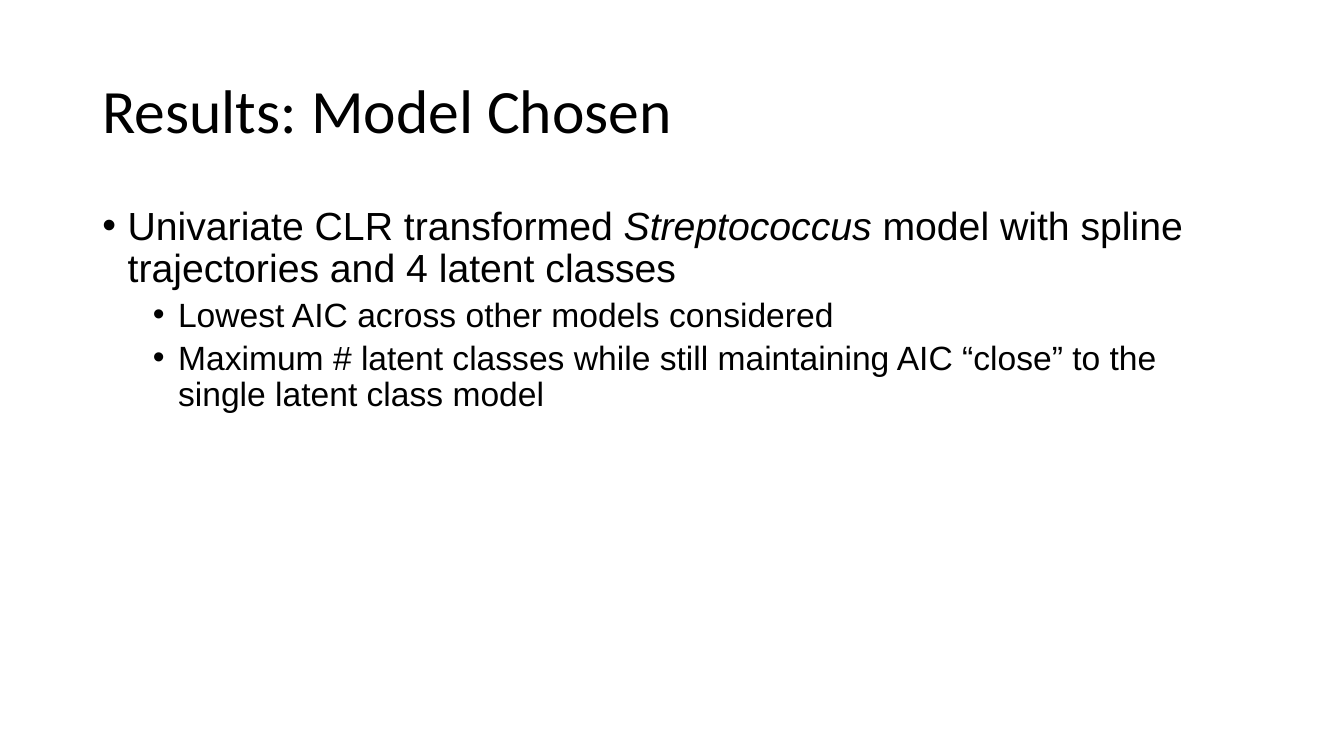
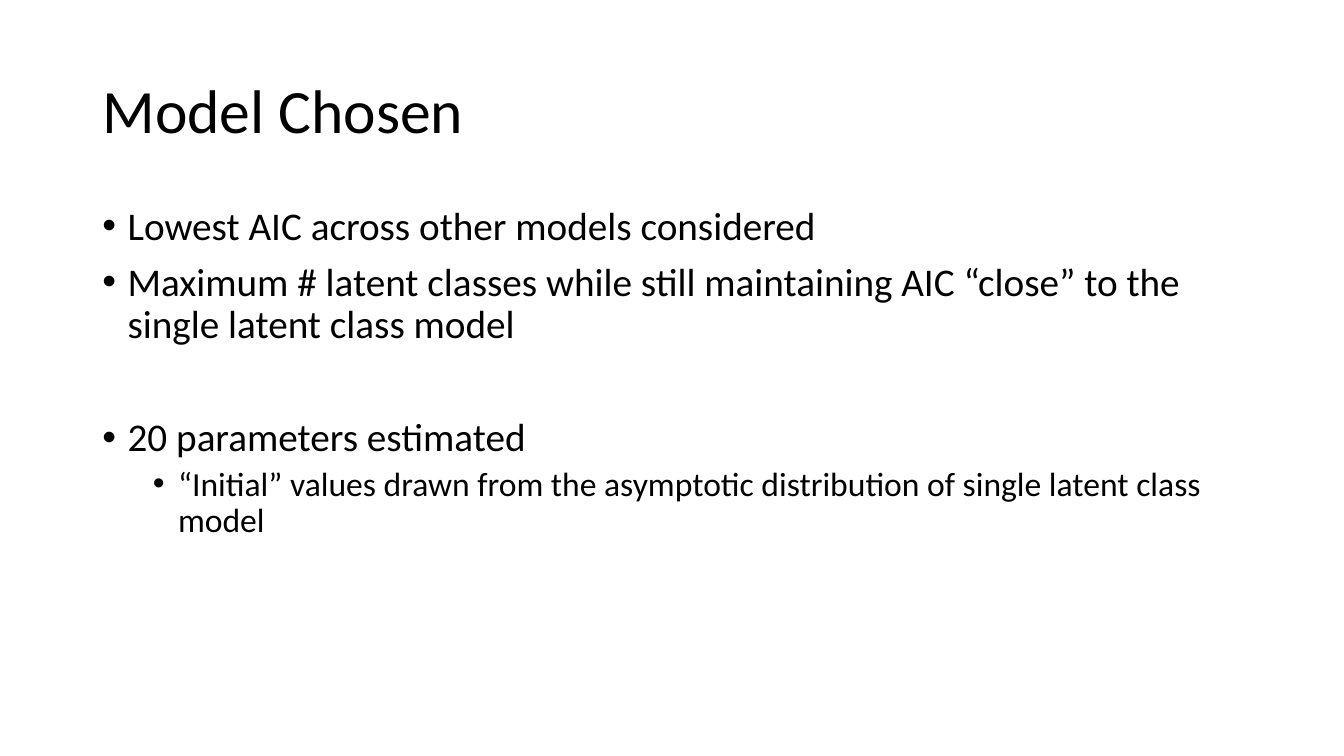
Before and after one commit to caseyicesakamoto/CUANSCHUTZ, a slide deck: slide 26 of Thesis/Results/Thesis Defense.pptx (slide 20 before the commit). Drawn at 1344x756 pixels with LibreOffice and Linux fonts; fonts in the diff are those of the drawing. Boxes give left, top, right and bottom in pixels: in the first picture for what was removed or moved away, otherwise in the second. Text is boxed around its words. In the diff, an @@ line names an element or a change of style, - is before the commit and + after.

```diff
--- a/Thesis/Results/Thesis Defense.pptx
+++ b/Thesis/Results/Thesis Defense.pptx
@@ title at (102, 90, 464, 134): text changed @@
-Results: Model Chosen
+Model Chosen
@@ text at (128, 211, 1183, 290): paragraph removed @@
-• Univariate CLR transformed Streptococcus model with spline trajectories and 4 latent classes
@@ text at (128, 212, 1180, 345): size 24 to 28 pt, font Arial to Calibri in "Lowest AIC across other models considered", "Maximum # latent classes while still maintaining ..."; list level 2 to 1 in "Lowest AIC across other models ..."; list level 2 to 1 in "Maximum # latent classes while ..." @@
@@ text at (128, 423, 1200, 533): paragraphs added @@
+• 20 parameters estimated
+  • “Initial” values drawn from the asymptotic distribution of single latent class model
```
Also in this commit, not shown: 19 other slides changed, 13 slides added, 2 slides removed, 3 other files.
